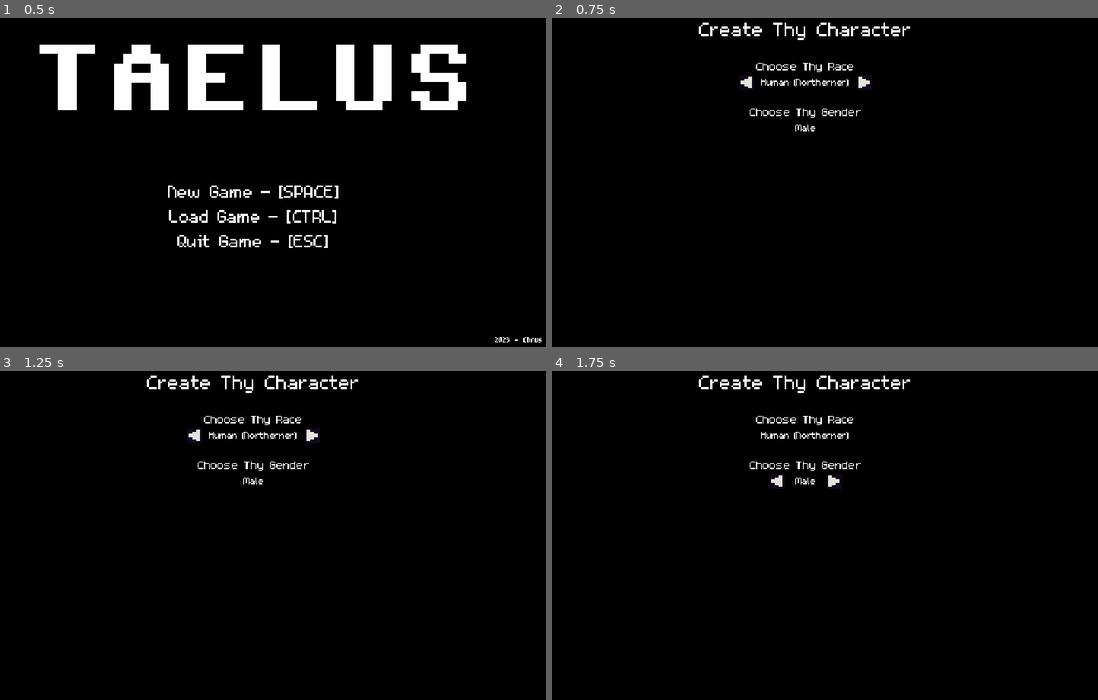
Above: before the commit, frames 1-4 (two rows, left to right).
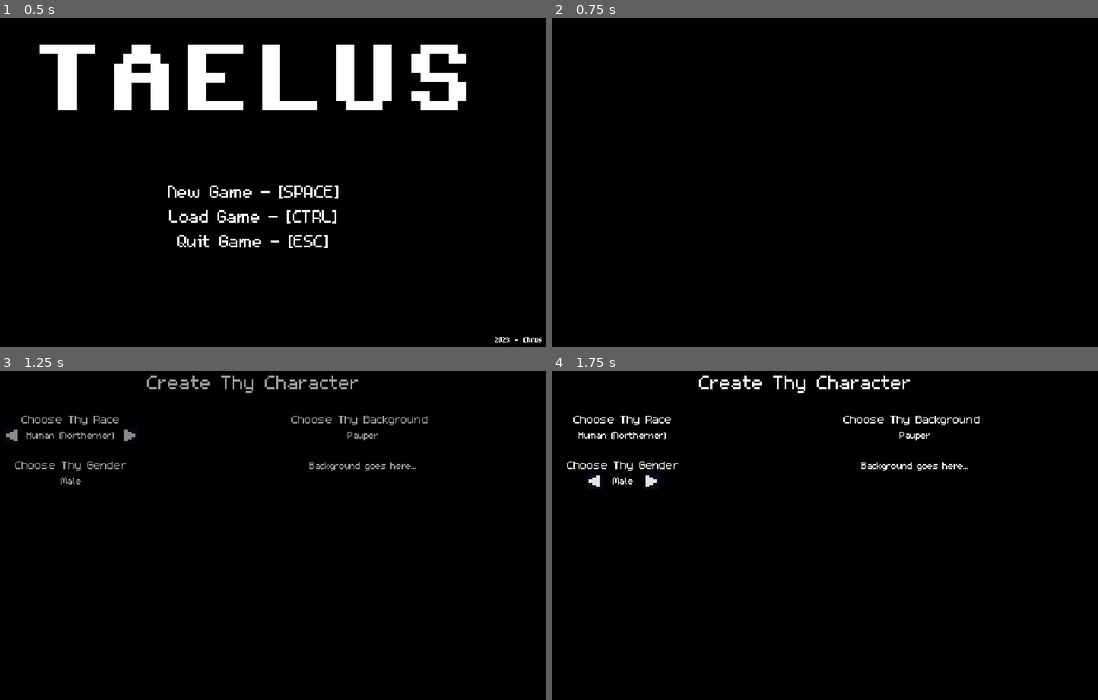
Above: after the commit, the same moments.

Repository: ChrisGlenn/Taelus
Game: Godot game, scene res://Scenes/Gameplay/MainMenu/main_menu.tscn
Same seed, same stepped clock (60 frames per second), same inputs: the game is played once before the commit and once after it.
Inputs:
- Up to frame 1 (0.5 s): no input
- Up to frame 2 (0.75 s): tap Enter at 0.5 s; hold Right (tae_right) from 0.53 s (still down); tap Space (tae_select) at 0.6 s
- Up to frame 3 (1.25 s): keep holding Right (tae_right)
- Up to frame 4 (1.75 s): release Right (tae_right) at 1.28 s; hold Down (tae_down) from 1.28 s (still down); tap End (tae_end) at 1.35 s; tap Space (tae_select) at 1.55 s

Frame 1 is identical in both runs. In frame 2, 1.1% of the frame differs, in the area x 26-66%, y 1-35%; in frame 3, 2.0%, in the area x 1-79%, y 1-35%; in frame 4, 1.7%.

Commit message:
11/17/2023 AFTERNOON

Diff:
--- /dev/null
+++ b/JSON/System/background.json
@@ -0,0 +1,3 @@
+{
+	"001" : {"title": "Orphan","description": "Your parentage is unknown. You were raised in an ophanage until you were thirteen. Then your life on the streets began.","start_money": [5,0,0],"bonus": ["Speechcraft","Unarmed","Defense"],"bonus_refs": []}
+}
--- a/Scenes/Gameplay/CharacterCreation/character_creation.gd
+++ b/Scenes/Gameplay/CharacterCreation/character_creation.gd
@@ -7,6 +7,11 @@
 @onready var RACE_ACTIVE = $AvatarCreation/SelectRace/RaceActive
 @onready var GENDER_ACTIVE = $AvatarCreation/SelectGender/GenderActive
 @onready var GENDER_SEL = $AvatarCreation/SelectGender/GenderLabel
+@onready var BACKG_ACTIVE = $AvatarCreation/Background/BackgroundActive
+@onready var BACKG_SEL = $AvatarCreation/Background/BackgroundLabel
+@onready var BACKG_DESC = $AvatarCreation/Background/BackgroundDesc
+var json_file_path = "res://JSON/System/background.json" # file path to JSON file
+var json_data = {} # dictionary to hold json data
 var creation_section = 0 # character creation section that is active (0 is avatar/background/starting gold, 1 is stats)
 var active_subsection = 0 # active section player is currently using
 var char_input_pos = 0 # char_input starting position
@@ -16,6 +21,11 @@
 func _ready():
 	AVATAR.visible = true # show avatar creation first
 	GENDER_ACTIVE.visible = false # hide gender active
+	BACKG_ACTIVE.visible = false
+	# import and parse JSON data from file
+	var json_file = FileAccess.open(json_file_path, FileAccess.READ)
+	var content = json_file.get_as_text()
+	json_data = JSON.parse_string(content)
 
 func _process(_delta):
 	char_creation() # character creation function!!
@@ -51,6 +61,8 @@
 				print(Globals.player_gender)
 				char_selected = false # rest char_selected
 				active_subsection += 1 # advance the char creation
+		elif active_subsection == 2:
+			pass
 
 func char_selection(num_max):
 	# used to select an active character attribute
--- a/Scenes/Gameplay/CharacterCreation/character_creation.tscn
+++ b/Scenes/Gameplay/CharacterCreation/character_creation.tscn
@@ -1,8 +1,9 @@
-[gd_scene load_steps=4 format=3 uid="uid://cefhj1ycl8kqs"]
+[gd_scene load_steps=5 format=3 uid="uid://cefhj1ycl8kqs"]
 
 [ext_resource type="Script" path="res://Scenes/Gameplay/CharacterCreation/character_creation.gd" id="1_sye4t"]
 [ext_resource type="FontFile" uid="uid://rxta6h0jqudm" path="res://Fonts/m5x7.ttf" id="1_ti7gj"]
 [ext_resource type="Texture2D" uid="uid://du4h1j70ujpko" path="res://Tilesets/Taelus-Tileset.png" id="3_duwst"]
+[ext_resource type="PackedScene" uid="uid://d18p1us0bkk7u" path="res://Scenes/UI/FadeIn/fade_in.tscn" id="4_52tf2"]
 
 [node name="CharacterCreation" type="Node2D"]
 script = ExtResource("1_sye4t")
@@ -23,13 +24,10 @@
 
 [node name="AvatarCreation" type="Node2D" parent="."]
 
-[node name="CharPlaceholder" type="Sprite2D" parent="AvatarCreation"]
-position = Vector2(96, 96)
-
 [node name="SelectRace" type="Label" parent="AvatarCreation"]
-offset_left = 256.0
+offset_left = 64.0
 offset_top = 48.0
-offset_right = 384.0
+offset_right = 192.0
 offset_bottom = 67.0
 theme_override_fonts/font = ExtResource("1_ti7gj")
 theme_override_font_sizes/font_size = 19
@@ -66,9 +64,9 @@
 frame = 518
 
 [node name="SelectGender" type="Label" parent="AvatarCreation"]
-offset_left = 256.0
+offset_left = 64.0
 offset_top = 96.0
-offset_right = 384.0
+offset_right = 192.0
 offset_bottom = 115.0
 theme_override_fonts/font = ExtResource("1_ti7gj")
 theme_override_font_sizes/font_size = 19
@@ -103,3 +101,56 @@
 hframes = 32
 vframes = 17
 frame = 518
+
+[node name="CharPlaceholder" type="Sprite2D" parent="AvatarCreation"]
+position = Vector2(64, 160)
+
+[node name="Background" type="Label" parent="AvatarCreation"]
+offset_left = 256.0
+offset_top = 48.0
+offset_right = 608.0
+offset_bottom = 67.0
+theme_override_fonts/font = ExtResource("1_ti7gj")
+theme_override_font_sizes/font_size = 19
+text = "Choose Thy Background"
+horizontal_alignment = 1
+
+[node name="BackgroundLabel" type="Label" parent="AvatarCreation/Background"]
+layout_mode = 0
+offset_top = 19.0
+offset_right = 360.0
+offset_bottom = 35.0
+theme_override_fonts/font = ExtResource("1_ti7gj")
+theme_override_font_sizes/font_size = 15
+text = "Pauper"
+horizontal_alignment = 1
+
+[node name="BackgroundDesc" type="Label" parent="AvatarCreation/Background"]
+layout_mode = 0
+offset_top = 51.0
+offset_right = 360.0
+offset_bottom = 168.0
+theme_override_fonts/font = ExtResource("1_ti7gj")
+theme_override_font_sizes/font_size = 15
+text = "Background goes here..."
+horizontal_alignment = 1
+
+[node name="BackgroundActive" type="Node2D" parent="AvatarCreation/Background"]
+position = Vector2(120, 0)
+
+[node name="DiagCursorR" type="Sprite2D" parent="AvatarCreation/Background/BackgroundActive"]
+position = Vector2(118, 26)
+texture = ExtResource("3_duwst")
+hframes = 32
+vframes = 17
+frame = 518
+
+[node name="DiagCursorL" type="Sprite2D" parent="AvatarCreation/Background/BackgroundActive"]
+position = Vector2(-6, 26)
+texture = ExtResource("3_duwst")
+flip_h = true
+hframes = 32
+vframes = 17
+frame = 518
+
+[node name="FadeIn" parent="." instance=ExtResource("4_52tf2")]
--- a/Scenes/Player/Player.gd
+++ b/Scenes/Player/Player.gd
@@ -130,16 +130,16 @@
 		# set the cursor positiion
 		if select_pos == 0:
 			# UP
-			SELECTOR.position = Vector2(0,-8)
+			SELECTOR.position = Vector2(0,-16)
 		elif select_pos == 1:
 			# RIGHT
-			SELECTOR.position = Vector2(8,0)
+			SELECTOR.position = Vector2(16,0)
 		elif select_pos == 2:
 			# DOWN
-			SELECTOR.position = Vector2(0,8)
+			SELECTOR.position = Vector2(0,16)
 		elif select_pos == 3:
 			# LEFT
-			SELECTOR.position = Vector2(-8,0)
+			SELECTOR.position = Vector2(-16,0)
 		# controls
 		# get player input and move the selector
 		if Input.is_action_just_pressed("tae_up"):
--- a/Scenes/Prefabs/TaelusAnimMap/taelus_anim_map.tscn
+++ b/Scenes/Prefabs/TaelusAnimMap/taelus_anim_map.tscn
@@ -2,21 +2,21 @@
 
 [ext_resource type="Texture2D" uid="uid://yxu41eiqmaob" path="res://Tilesets/Taelus-Animated-Tiles.png" id="1_ph8ca"]
 
-[sub_resource type="TileSetAtlasSource" id="TileSetAtlasSource_g7igj"]
+[sub_resource type="TileSetAtlasSource" id="TileSetAtlasSource_7u77c"]
 texture = ExtResource("1_ph8ca")
-texture_region_size = Vector2i(8, 8)
 0:0/animation_frame_0/duration = 1.0
 0:0/animation_frame_1/duration = 1.0
 0:0/0 = 0
 2:0/animation_frame_0/duration = 1.0
 2:0/animation_frame_1/duration = 1.0
 2:0/0 = 0
+0:1/animation_frame_0/duration = 1.0
+0:1/animation_frame_1/duration = 1.0
+0:1/0 = 0
 
-[sub_resource type="TileSet" id="TileSet_n16uw"]
-tile_size = Vector2i(8, 8)
-sources/0 = SubResource("TileSetAtlasSource_g7igj")
+[sub_resource type="TileSet" id="TileSet_h22yj"]
+sources/0 = SubResource("TileSetAtlasSource_7u77c")
 
 [node name="TaelusAnimMap" type="TileMap"]
-scale = Vector2(2, 2)
-tile_set = SubResource("TileSet_n16uw")
+tile_set = SubResource("TileSet_h22yj")
 format = 2
--- a/Scripts/Globals.gd
+++ b/Scripts/Globals.gd
@@ -43,6 +43,8 @@
 var current_map_location = "01x01"
 var races = ["Human (Northerner)","Half-Fae (Western)","Half-Fae (Eastern)","Fae (Westerner)","Fae (Easterner)","Ilyan (Southerner)"]
 var genders = ["Male", "Female"] # (Gen. 1:27)
+var background = []
+var background_description = []
 var year = 300
 var month = 1
 var day = 1
Binary file changed: Tilesets/Taelus-Animated-Tiles.png
Not shown, added: JSON/System/.background.json.swp
